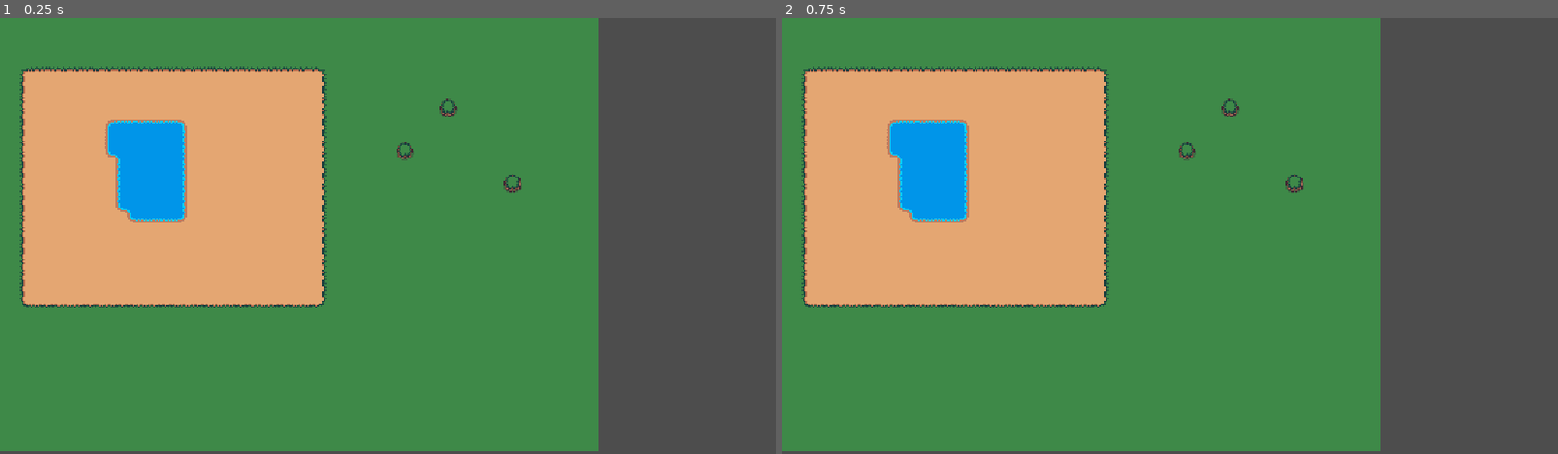
Above: before the commit, frames 1-2 (left to right).
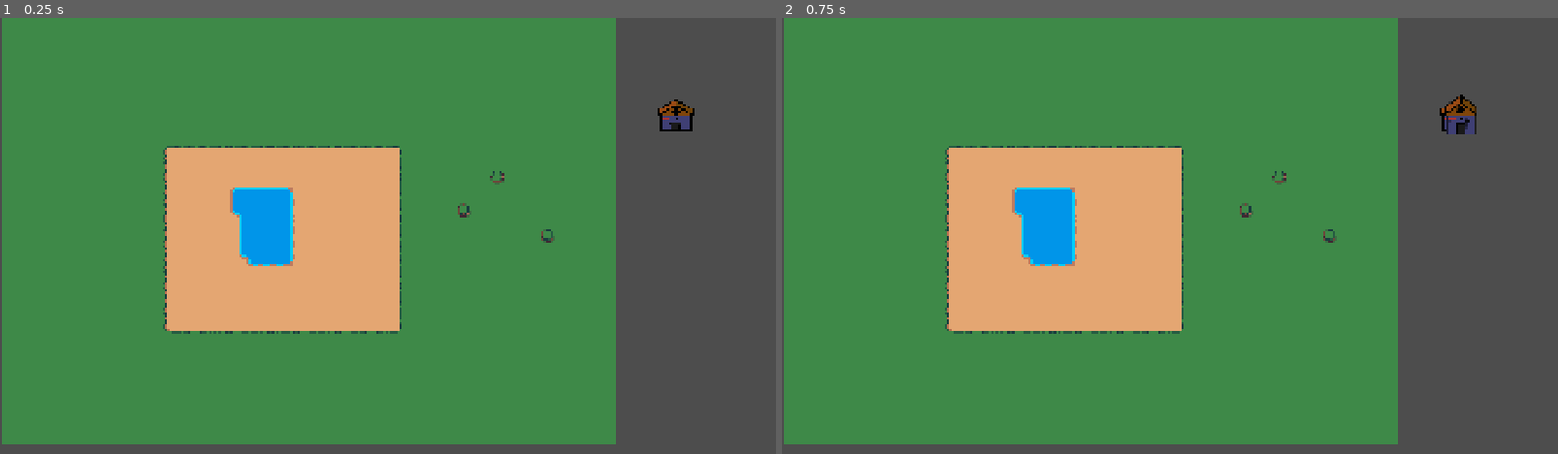
Above: after the commit, the same moments.

Repository: akamikado/brainless-jam
Game: Godot game, scene res://Nodes/main.tscn
Two runs of this game, one before a commit and one after it. Both use one fixed random seed, a clock stepped at 60 frames per second and the inputs below.
Inputs (mouse positions are in pixels of both pictures, inside the frame that each line leads up to):
- Up to frame 1 (0.25 s): no input
- Up to frame 2 (0.75 s): click (1457, 113) at 0.52 s

The runs differ from the first frame. In frame 1, 26% of the frame differs, in the area x 0-90%, y 0-100%; in frame 2, 26%.

Commit message:
partially completed building placement system

Diff:
--- a/ant_farm.tscn
+++ b/Nodes/ant_farm.tscn
@@ -1,6 +1,6 @@
 [gd_scene format=3 uid="uid://cixp3x8fyacq7"]
 
-[ext_resource type="PackedScene" uid="uid://c2ovg5ab0reaq" path="res://Nodes/building.tscn" id="1_1txce"]
+[ext_resource type="PackedScene" uid="uid://c2ovg5ab0reaq" path="res://Nodes/building_select_button.tscn" id="1_1txce"]
 
 [node name="Node2D" unique_id=407573961 instance=ExtResource("1_1txce")]
 script = null
--- a/Nodes/build_selection_area.tscn
+++ /dev/null
@@ -1,16 +0,0 @@
-[gd_scene format=3 uid="uid://d2njt56wd8teh"]
-
-[ext_resource type="Script" uid="uid://dsmcijgwbml0a" path="res://Scripts/build_selection_area.gd" id="1_eew2j"]
-
-[sub_resource type="RectangleShape2D" id="RectangleShape2D_s5sie"]
-
-[node name="BuildSelectionArea" type="Node2D" unique_id=1568335877]
-script = ExtResource("1_eew2j")
-
-[node name="Area2D" type="Area2D" parent="." unique_id=1107453021]
-
-[node name="CollisionShape2D" type="CollisionShape2D" parent="Area2D" unique_id=84601493]
-shape = SubResource("RectangleShape2D_s5sie")
-
-[connection signal="mouse_entered" from="Area2D" to="." method="_on_area_2d_mouse_entered"]
-[connection signal="mouse_exited" from="Area2D" to="." method="_on_area_2d_mouse_exited"]
--- a/Nodes/building.tscn
+++ /dev/null
@@ -1,21 +0,0 @@
-[gd_scene format=3 uid="uid://c2ovg5ab0reaq"]
-
-[ext_resource type="Script" uid="uid://cmnuo6lkqh128" path="res://Scripts/building.gd" id="1_evqrx"]
-[ext_resource type="Texture2D" uid="uid://ccjb8eq1bmglk" path="res://Assets/Buildings/ant-hatchery.png" id="2_pn6jf"]
-
-[sub_resource type="RectangleShape2D" id="RectangleShape2D_thl5k"]
-size = Vector2(17.287266, 20)
-
-[node name="Building" type="Node2D" unique_id=407573961]
-script = ExtResource("1_evqrx")
-
-[node name="Sprite2D" type="Sprite2D" parent="." unique_id=1687190031]
-texture_filter = 1
-texture = ExtResource("2_pn6jf")
-
-[node name="Area2D" type="Area2D" parent="." unique_id=1771515322]
-
-[node name="CollisionShape2D" type="CollisionShape2D" parent="Area2D" unique_id=2133936598]
-position = Vector2(0, 34)
-scale = Vector2(4.158214, 1.4417465)
-shape = SubResource("RectangleShape2D_thl5k")
--- /dev/null
+++ b/Nodes/building_select_button.tscn
@@ -0,0 +1,10 @@
+[gd_scene format=3 uid="uid://c2ovg5ab0reaq"]
+
+[ext_resource type="Script" uid="uid://cmnuo6lkqh128" path="res://Scripts/building_select_button.gd" id="2_rk4vg"]
+
+[node name="BuildingSelectButton" type="TextureButton" unique_id=1643222114]
+texture_filter = 1
+scale = Vector2(0.6848528, 0.5735834)
+offset_transform_position = Vector2(-190, 0)
+script = ExtResource("2_rk4vg")
+metadata/_edit_group_ = true
--- /dev/null
+++ b/Nodes/building_selection_area.tscn
@@ -0,0 +1,17 @@
+[gd_scene format=3 uid="uid://d2njt56wd8teh"]
+
+[ext_resource type="Script" uid="uid://dsmcijgwbml0a" path="res://Scripts/building_selection_area.gd" id="1_eew2j"]
+[ext_resource type="PackedScene" uid="uid://c2ovg5ab0reaq" path="res://Nodes/building_select_button.tscn" id="2_cghn4"]
+[ext_resource type="Texture2D" uid="uid://ccjb8eq1bmglk" path="res://Assets/Buildings/ant-hatchery.png" id="3_jpetf"]
+
+[node name="BuildingSelectionArea" type="Node2D" unique_id=1568335877]
+script = ExtResource("1_eew2j")
+metadata/_edit_group_ = true
+
+[node name="AntHatchery" parent="." unique_id=679507329 instance=ExtResource("2_cghn4")]
+offset_transform_position = Vector2(0, 0)
+toggle_mode = true
+texture_normal = ExtResource("3_jpetf")
+building_type = "ant_hatchery"
+
+[connection signal="selected" from="AntHatchery" to="." method="_on_ant_hatchery_selected"]
--- a/Nodes/main.tscn
+++ b/Nodes/main.tscn
@@ -1,8 +1,27 @@
 [gd_scene format=3 uid="uid://nhvv4snb6iob"]
 
-[ext_resource type="PackedScene" uid="uid://bg0l5x48goddo" path="res://Nodes/tile_map.tscn" id="1_awkkk"]
+[ext_resource type="Script" uid="uid://ddknc6egt8rx0" path="res://Scripts/main.gd" id="2_cfxlj"]
+[ext_resource type="PackedScene" uid="uid://d2njt56wd8teh" path="res://Nodes/building_selection_area.tscn" id="2_h2ymo"]
+[ext_resource type="PackedScene" uid="uid://cgcubbantnypg" path="res://Nodes/map.tscn" id="3_cfxlj"]
+[ext_resource type="Script" uid="uid://etbcgscfypr5" path="res://Scripts/selected_building.gd" id="4_uxqe4"]
+
+[sub_resource type="ImageTexture" id="ImageTexture_2hvdc"]
 
 [node name="Main" type="Node2D" unique_id=197731329]
+script = ExtResource("2_cfxlj")
+metadata/_edit_group_ = true
 
-[node name="TileMapLayer" parent="." unique_id=2040250382 instance=ExtResource("1_awkkk")]
-position = Vector2(-263, -44)
+[node name="Map" parent="." unique_id=826473319 instance=ExtResource("3_cfxlj")]
+position = Vector2(24, 163)
+scale = Vector2(1.3, 1.3)
+
+[node name="BuildingSelectionArea" parent="." unique_id=1568335877 instance=ExtResource("2_h2ymo")]
+position = Vector2(1629, 203.00002)
+scale = Vector2(1.5885239, 1.3802143)
+
+[node name="SelectedBuilding" type="Sprite2D" parent="." unique_id=1101072205]
+texture = SubResource("ImageTexture_2hvdc")
+script = ExtResource("4_uxqe4")
+
+[connection signal="selected_building" from="BuildingSelectionArea" to="SelectedBuilding" method="_on_building_selection_area_selected_building"]
+[connection signal="place_building" from="SelectedBuilding" to="Map" method="_on_selected_building_place_building" binds= [Vector2i(0, 0)]]
--- /dev/null
+++ b/Nodes/map.tscn
@@ -0,0 +1,10 @@
+[gd_scene format=3 uid="uid://cgcubbantnypg"]
+
+[ext_resource type="PackedScene" uid="uid://bg0l5x48goddo" path="res://Nodes/tile_map.tscn" id="1_87ea5"]
+[ext_resource type="Script" uid="uid://d2wxxospa31x8" path="res://Scripts/map.gd" id="2_87ea5"]
+
+[node name="Map" type="Node2D" unique_id=826473319]
+script = ExtResource("2_87ea5")
+metadata/_edit_group_ = true
+
+[node name="TileMapLayer" parent="." unique_id=2040250382 instance=ExtResource("1_87ea5")]
--- a/Scripts/build_selection_area.gd
+++ /dev/null
@@ -1,20 +0,0 @@
-extends Node2D
-
-var is_mouse_in_area = false
-
-func _ready() -> void:
-	pass
-
-func _process(delta: float) -> void:
-	pass
-
-func _on_area_2d_mouse_entered() -> void:
-	is_mouse_in_area = true
-
-func _on_area_2d_mouse_exited() -> void:
-	is_mouse_in_area = false
-
-func _input(event: InputEvent) -> void:
-	if is_mouse_in_area and event.is_action_pressed("dragging_building"):
-		pass
-		# TODO: put a building under the mouse
--- a/Scripts/building.gd
+++ /dev/null
@@ -1,21 +0,0 @@
-extends Node2D
-
-var ants_per_natural_update: int = 1
-
-func _ready() -> void:
-	pass # Replace with function body.
-
-func _process(delta: float) -> void:
-	pass
-
-func _input(event: InputEvent) -> void:
-	if event is InputEventMouseButton:
-		pass
-
-# Called every X seconds
-func on_natural_update()  -> void:
-	Global.ant_count += ants_per_natural_update
-	pass
-
-func on_initial_placement() -> void:
-	pass
--- /dev/null
+++ b/Scripts/building_select_button.gd
@@ -0,0 +1,16 @@
+extends TextureButton
+
+signal selected
+@export var building_type = ""
+
+func _ready() -> void:
+	pass # Replace with function body.
+
+func _process(delta: float) -> void:
+	pass
+
+func _toggled(toggled_on: bool) -> void:
+	if toggled_on:
+		selected.emit(building_type)
+	else:
+		selected.emit("hidden")
--- /dev/null
+++ b/Scripts/building_selection_area.gd
@@ -0,0 +1,12 @@
+extends Node2D
+
+signal selected_building
+
+func _ready() -> void:
+	pass
+
+func _process(delta: float) -> void:
+	pass
+
+func _on_ant_hatchery_selected(type: String) -> void:
+	selected_building.emit(type)
--- a/Scripts/global.gd
+++ b/Scripts/global.gd
@@ -1,13 +1,11 @@
 extends Node
 
-var ant_count: float = 0
-var spider_count: float = 0
-var aphid_count: float = 0
-var honeydew_count: float = 0
 
+# Called when the node enters the scene tree for the first time.
 func _ready() -> void:
 	pass # Replace with function body.
 
 
+# Called every frame. 'delta' is the elapsed time since the previous frame.
 func _process(delta: float) -> void:
 	pass
--- /dev/null
+++ b/Scripts/main.gd
@@ -0,0 +1,9 @@
+extends Node2D
+
+var selected_building: Sprite2D
+
+func _ready() -> void:
+	pass # Replace with function body.
+
+func _process(delta: float) -> void:
+	pass
--- /dev/null
+++ b/Scripts/map.gd
@@ -0,0 +1,15 @@
+extends Node2D
+
+var buildings: Array[Sprite2D]
+
+func _ready() -> void:
+	pass
+
+
+func _process(delta: float) -> void:
+	pass
+
+
+func _on_selected_building_place_building(position: Vector2i) -> void:
+	#TODO: add position and texture somehow
+	buildings.append(Sprite2D.new())
--- /dev/null
+++ b/Scripts/selected_building.gd
@@ -0,0 +1,23 @@
+extends Sprite2D
+
+signal place_building
+
+var ant_hatchery_texture = load("res://Assets/Buildings/ant-hatchery.png")
+
+func _ready() -> void:
+	pass
+
+func _input(event: InputEvent) -> void:
+	if is_visible_in_tree():
+		if event is InputEventMouseButton:
+			place_building.emit(global_position)
+
+func _process(delta: float) -> void:
+	if is_visible_in_tree():
+		global_position = get_global_mouse_position().snapped(Vector2(16,16))
+
+func _on_building_selection_area_selected_building(type: String) -> void:
+	if type == "hidden":
+		hide()
+	elif type == "ant_hatchery":
+		texture = ant_hatchery_texture
--- a/project.godot
+++ b/project.godot
@@ -17,10 +17,13 @@
 
 [autoload]
 
-Global="*uid://ddknc6egt8rx0"
+Global="*uid://dwa3b4s7tg1ga"
 
 [display]
 
+window/size/viewport_width=1920
+window/size/viewport_height=1080
+window/size/mode=3
 window/stretch/mode="canvas_items"
 window/stretch/aspect="expand"
 
Renamed: Scripts/building.gd.uid -> Scripts/building_select_button.gd.uid
Renamed: Scripts/build_selection_area.gd.uid -> Scripts/building_selection_area.gd.uid
Not shown, changed: Scripts/global.gd.uid
Not shown, added: Scripts/main.gd.uid
Not shown, added: Scripts/map.gd.uid
Not shown, added: Scripts/selected_building.gd.uid
